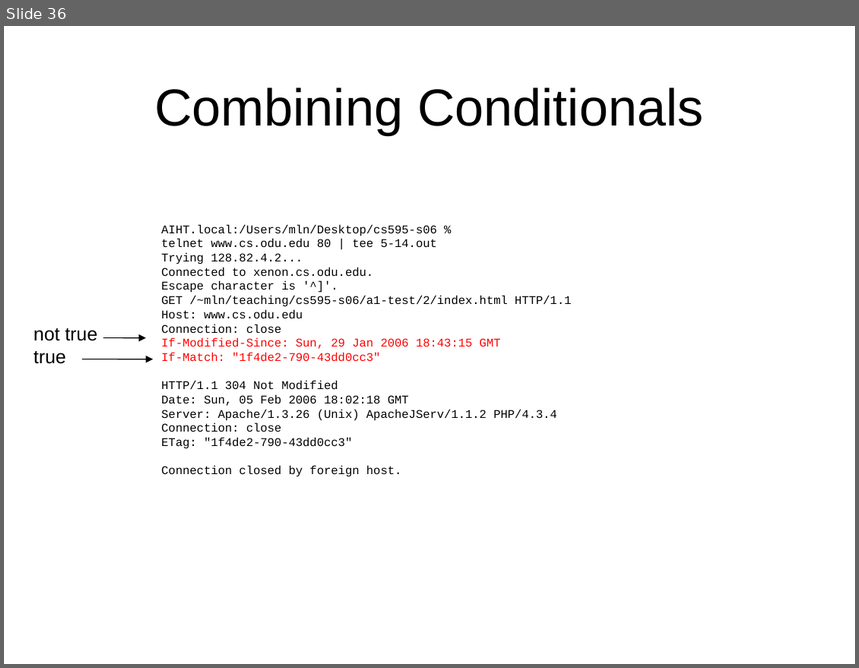
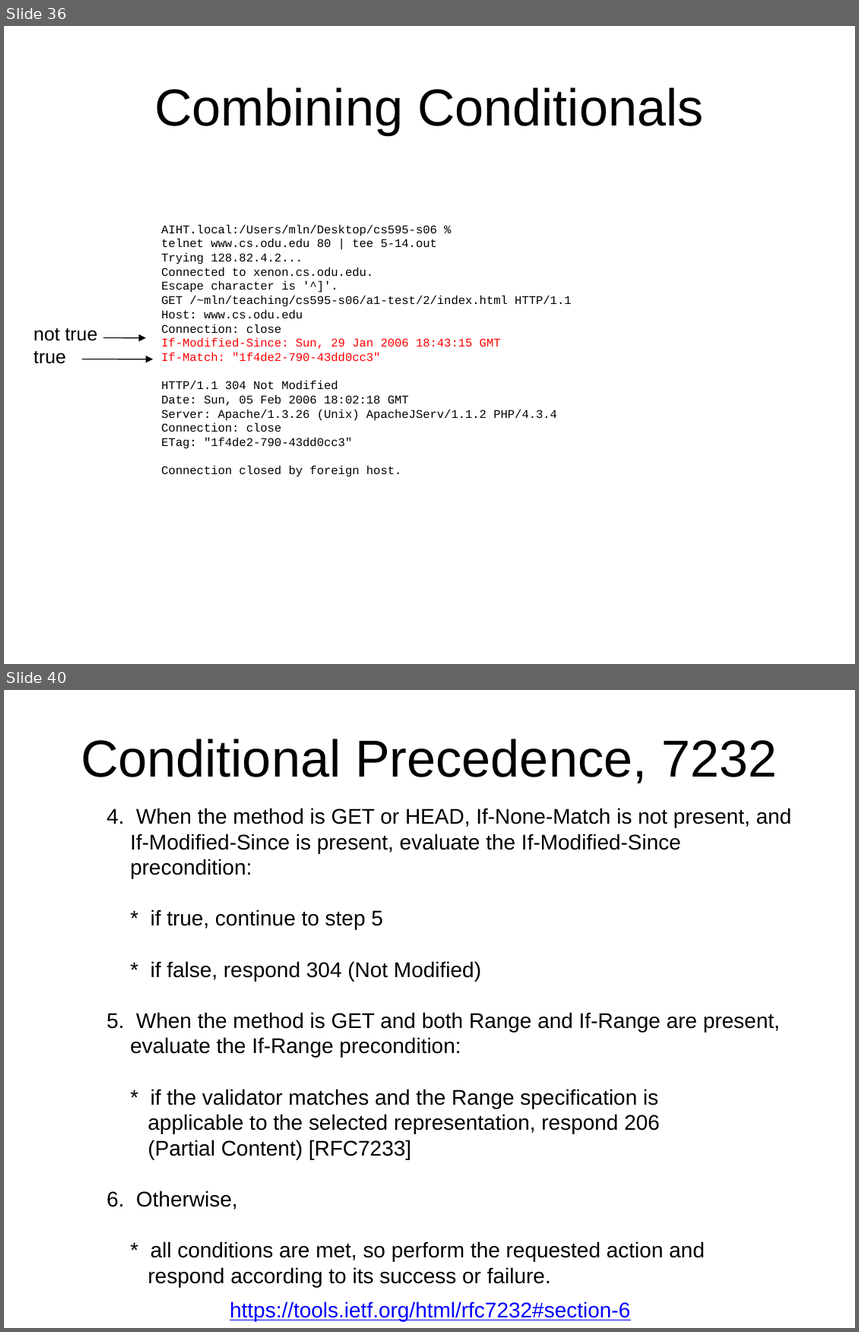
Before and after one commit to phonedude/cs531-f18, a slide deck: slides/week-04-conditionals-redirections.pptx. Shown one above the other, each under a label of ours: slide 36 before the commit, slides 36 and 40 after it; the slides between them are not shown. The pictures are 859x668 and 859x1332 pixels, drawn with LibreOffice and Linux fonts; fonts in the diff are those of the drawing. Boxes give left, top, right and bottom in pixels: in the first picture for what was removed or moved away, otherwise in the second. Text is boxed around its words. In the diff, an @@ line names an element or a change of style, - is before the commit and + after.

```diff
--- a/slides/week-04-conditionals-redirections.pptx
+++ b/slides/week-04-conditionals-redirections.pptx
@@ slide 40 added at [4, 690, 855, 1328], background #FFFFFF @@
@@ title added at [81, 739, 777, 783], 44 pt, text #000000 @@
+Conditional Precedence, 7232
@@ text added at [107, 808, 792, 1287], 18 pt, text #000000 @@
+4. When the method is GET or HEAD, If-None-Match is not present, and
+If-Modified-Since is present, evaluate the If-Modified-Since
+precondition:
+* if true, continue to step 5
+* if false, respond 304 (Not Modified)
+5. When the method is GET and both Range and If-Range are present,
+evaluate the If-Range precondition:
+* if the validator matches and the Range specification is
+applicable to the selected representation, respond 206
+(Partial Content) [RFC7233]
+6. Otherwise,
+* all conditions are met, so perform the requested action and
+respond according to its success or failure.
@@ text added at [230, 1302, 630, 1322], 18 pt, text #0000FF, underline @@
+https://tools.ietf.org/html/rfc7232#section-6
```
Also in this commit, not shown: 1 slide changed, 2 other slides added.
